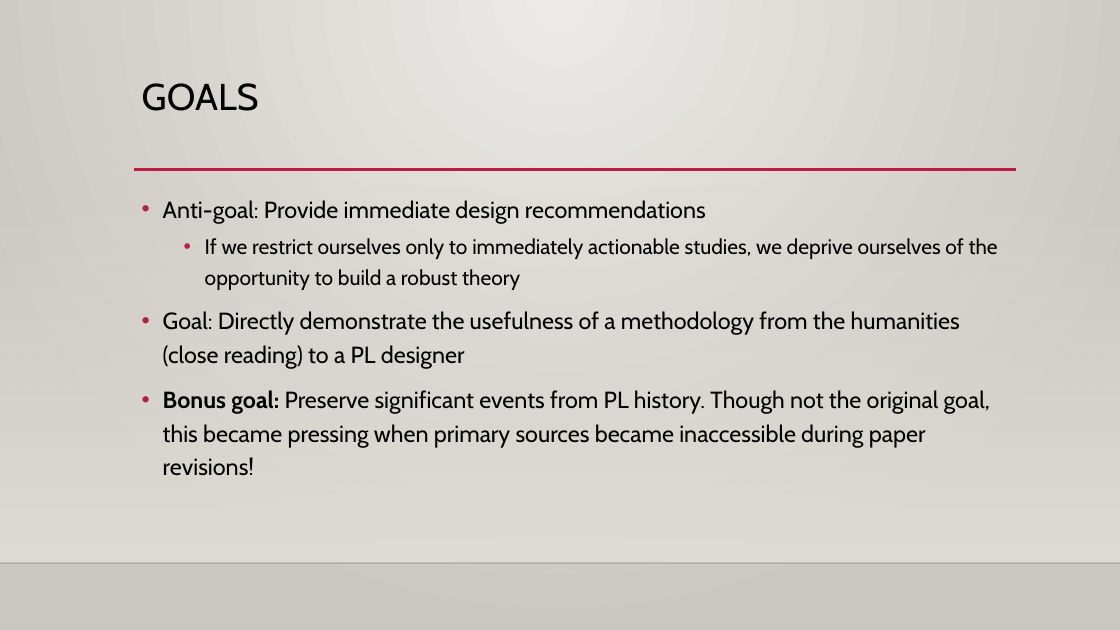
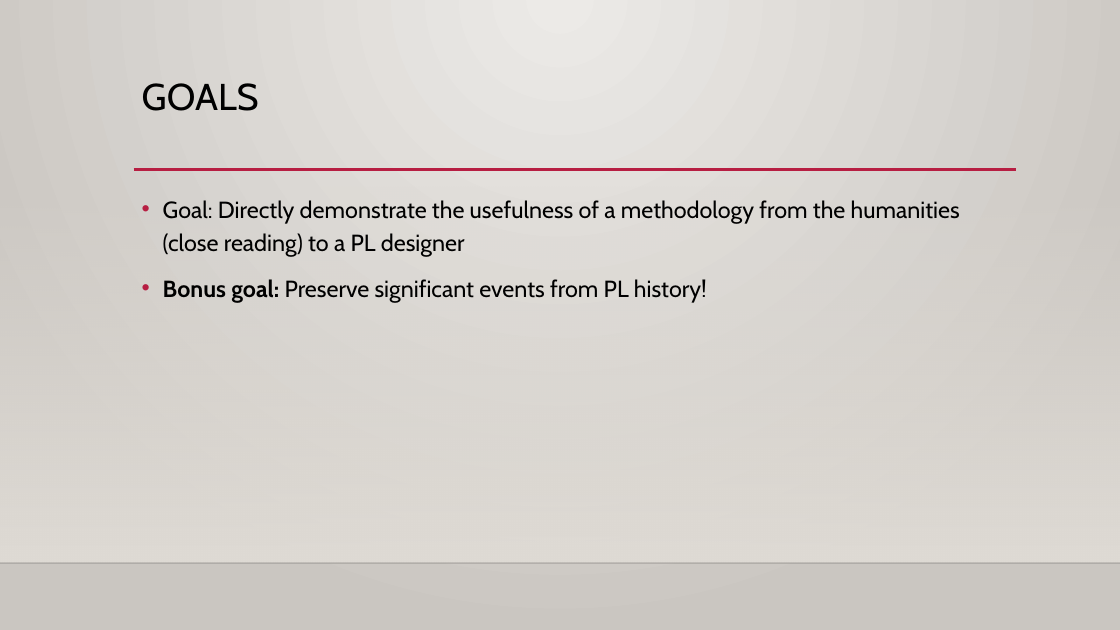
Before and after one commit to rbohrer/pl-course, a slide deck: slide 12 of hcpl/tfpie24.pptx. Drawn at 1120x630 pixels with LibreOffice and Linux fonts; fonts in the diff are those of the drawing; background and template pictures are left out. Boxes give left, top, right and bottom in pixels: in the first picture for what was removed or moved away, otherwise in the second. Text is boxed around its words. In the diff, an @@ line names an element or a change of style, - is before the commit and + after.

```diff
--- a/hcpl/tfpie24.pptx
+++ b/hcpl/tfpie24.pptx
@@ text at [163, 200, 998, 290]: paragraphs removed @@
-• Anti-goal: Provide immediate design recommendations
-  • If we restrict ourselves only to immediately actionable studies, we deprive ourselves of the opportunity to build a robust theory
@@ text at [163, 279, 707, 303]: text changed @@
-• Bonus goal: Preserve significant events from PL history. Though not the original goal, this became pressing when primary sources became inaccessible during paper revisions!
+• Bonus goal: Preserve significant events from PL history!
```
Also in this commit, not shown: 6 other slides changed.
